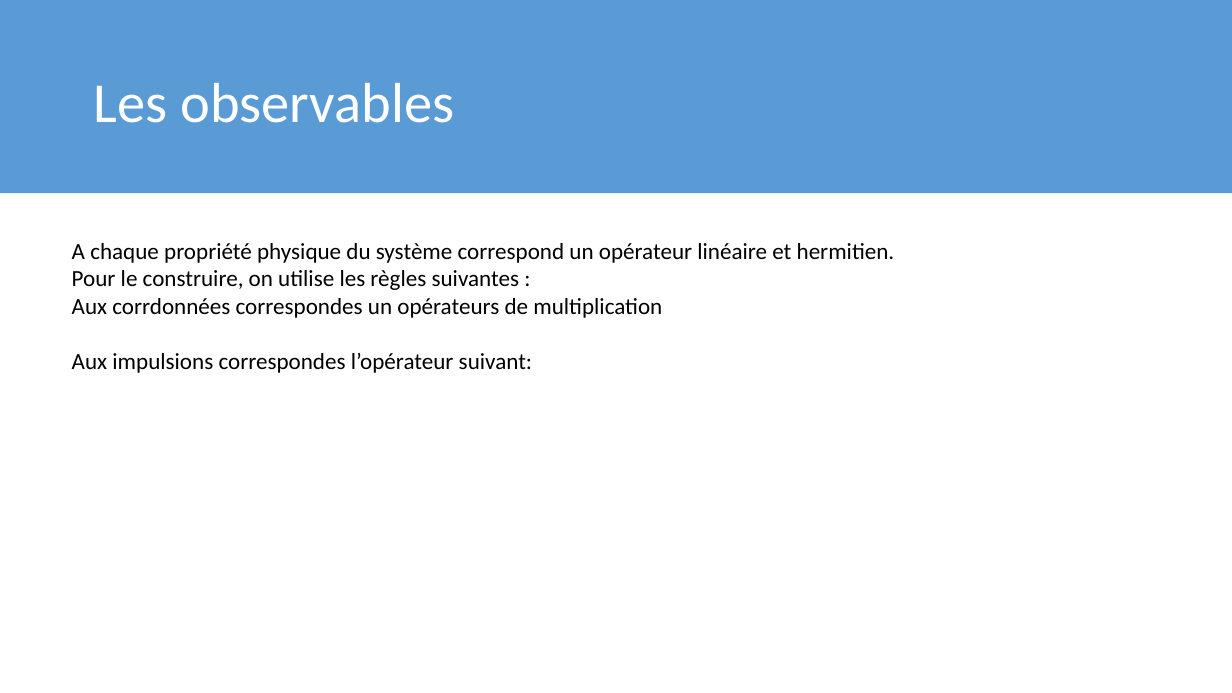
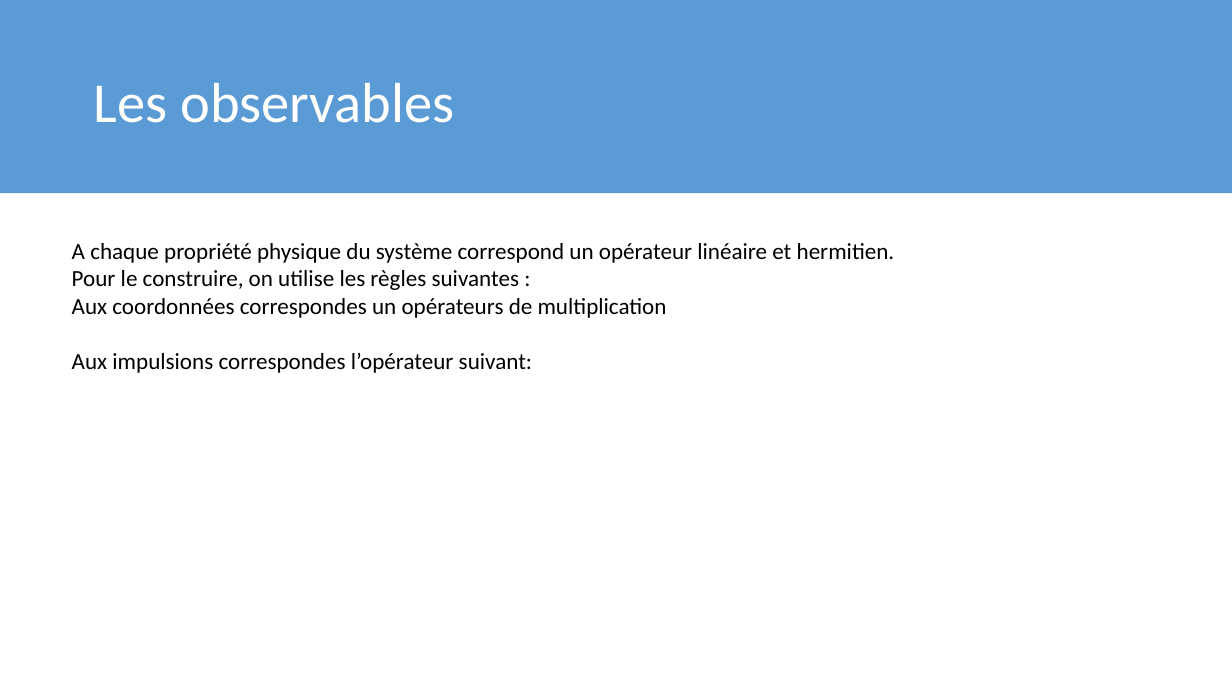
Before and after one commit to meitnerium/theochem, a slide deck: slide 5 of FR/3_Postulats/Postulats.pptx. Drawn at 1232x693 pixels with LibreOffice and Linux fonts; fonts in the diff are those of the drawing. Boxes give left, top, right and bottom in pixels: in the first picture for what was removed or moved away, otherwise in the second. Text is boxed around its words. In the diff, an @@ line names an element or a change of style, - is before the commit and + after.

```diff
--- a/FR/3_Postulats/Postulats.pptx
+++ b/FR/3_Postulats/Postulats.pptx
@@ text at (72, 298, 667, 318): text changed @@
-Aux corrdonnées correspondes un opérateurs de multiplication
+Aux coordonnées correspondes un opérateurs de multiplication
```
Also in this commit, not shown: 2 other slides changed, 11 other files.
